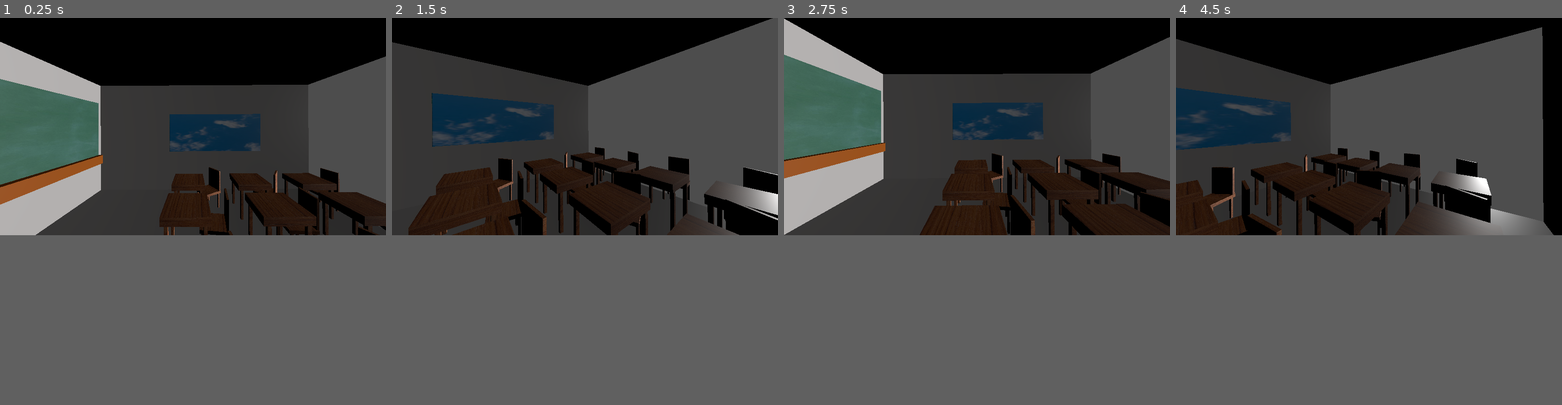
Above: before the commit, frames 1-4 (left to right).
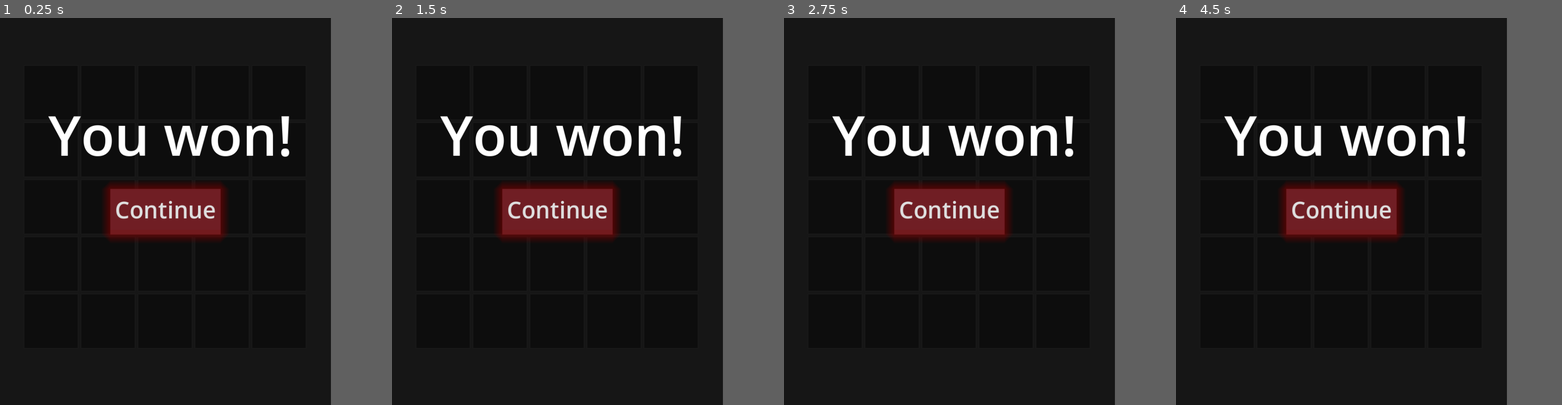
Above: after the commit, the same moments.

Repository: averywsc/Demon-s-Puzzle-2
Game: Godot game, scene res://Wordle_dp.tscn
Same seed, same stepped clock (60 frames per second), same inputs: the game is played once before the commit and once after it. Before the commit the project starts from res://classroom.tscn.
Inputs (mouse positions are in pixels of both pictures, inside the frame that each line leads up to):
- Up to frame 1 (0.25 s): no input
- Up to frame 2 (1.5 s): click (449, 60) at 0.52 s; click (519, 60) at 1.27 s
- Up to frame 3 (2.75 s): click (977, 60) at 2.02 s
- Up to frame 4 (4.5 s): click (1434, 60) at 2.77 s; click (1500, 60) at 3.52 s; click (1233, 91) at 4.27 s
In our replay, the window is 799x449 before the commit and 685x800 after it. These sizes can differ from the game's own. Grey fills any space a smaller window leaves; there, only what the larger window draws over its background counts as a difference.

The runs differ from the first frame. In frame 1, 36% of the frame differs, in the area x 0-100%, y 0-58%; in frame 2, 37%; in frame 3, 38%; in frame 4, 38%.

Commit message:
Added worlde

Diff:
--- /dev/null
+++ b/Wordle_dp.gd
@@ -0,0 +1,105 @@
+extends Node2D
+
+@onready var buttons = $GridContainer.get_children()
+
+const SIZE = 5
+
+var wordle:String = ""
+var index = 0 # Position of button text to be updated
+var latest_row_index = 0
+var row_filled = false
+
+# Called when the node enters the scene tree for the first time.
+func _ready():
+	init_button_styles()
+	reset_game()
+
+func _input(event):
+	if event is InputEventKey and event.is_pressed():
+		if event.keycode >= KEY_A and event.keycode <= KEY_Z:
+			var letter = char(event.keycode)
+			print("letter: ", letter)
+
+			if not row_filled:
+				buttons[index].text = letter
+				index += 1
+
+				if index != 0 and index % 5 == 0:
+					row_filled = true
+
+	if Input.is_action_pressed("back"):
+		if index > 0 and index > latest_row_index:
+			index -= 1
+			buttons[index].text = ""
+			row_filled = false
+	if Input.is_action_pressed("enter"):
+		#Only check win when an entire row is filled
+		if row_filled:
+			latest_row_index = index - SIZE
+			check_win()
+			row_filled = false
+
+func reset_game():
+	wordle = get_random_wordle()
+	print("Wordle: ", wordle)
+	for button in buttons:
+		var b = button as Button
+		b.text = ""
+
+func init_button_styles():
+	for button in buttons:
+		var b = button as Button
+		var style = StyleBoxFlat.new()
+		style.bg_color = Color.BLACK
+		style.border_color = Color.DIM_GRAY
+		style.border_width_bottom = 2
+		style.border_width_top = 2
+		style.border_width_left = 2
+		style.border_width_right = 2
+		b.add_theme_stylebox_override("normal", style)
+
+func update_button_style(button:Button, bg_color):
+	var style = button.get_theme_stylebox("normal")
+	style.bg_color = bg_color
+	button.add_theme_stylebox_override("normal", style)
+
+func get_random_wordle():
+	var file = FileAccess.open("res://wordle-list.txt", FileAccess.READ)
+	var content = file.get_as_text(true)
+	var lines = content.split("\n")
+	randomize()
+	var rng = RandomNumberGenerator.new()
+	@warning_ignore("shadowed_variable")
+	var index = rng.randi_range(0,lines.size()-1)
+	return lines[index].to_upper()
+
+func check_win():
+	#Extract text from the last added row
+	var entered_text = ""
+	for button in buttons.slice(latest_row_index, latest_row_index + SIZE):
+		entered_text += button.text
+	print("Entered Text::", entered_text)
+	# Colour row green
+	# Always color the row
+	for i in range(SIZE):
+		var button = buttons[latest_row_index + i]
+		if entered_text[i] == wordle[i]:
+			update_button_style(button, Color.SEA_GREEN)
+		elif entered_text[i] in wordle:
+			update_button_style(button, Color.CHOCOLATE)
+		else:
+			update_button_style(button, Color.CRIMSON)
+	if entered_text == wordle:
+		print("You Win!")
+		return
+	else:
+		# Update miss match colour
+		var idx = 0
+		for button in buttons.slice(latest_row_index, latest_row_index + SIZE):
+			if entered_text[idx] == wordle[idx]:
+				update_button_style(button, Color.SEA_GREEN)
+			elif entered_text[idx] in wordle:
+				update_button_style(button, Color.CHOCOLATE)
+			elif entered_text[idx] not in wordle:
+				update_button_style(button, Color.CRIMSON)
+			idx += 1
--- /dev/null
+++ b/Wordle_dp.tscn
@@ -0,0 +1,226 @@
+[gd_scene load_steps=5 format=3 uid="uid://k4woun8tukgp"]
+
+[ext_resource type="Script" path="res://Wordle_dp.gd" id="1_mbsd3"]
+
+[sub_resource type="StyleBoxFlat" id="StyleBoxFlat_sciw4"]
+bg_color = Color(0.439216, 0.117647, 0.141176, 1)
+border_width_bottom = 10
+border_color = Color(0.447059, 0.101961, 0.113725, 1)
+expand_margin_left = 10.0
+expand_margin_top = 10.0
+expand_margin_right = 10.0
+expand_margin_bottom = 10.0
+shadow_color = Color(0.482353, 0, 0, 0.6)
+shadow_size = 20
+
+[sub_resource type="StyleBoxFlat" id="StyleBoxFlat_2fkx3"]
+bg_color = Color(0.498039, 0.137255, 0.164706, 1)
+
+[sub_resource type="StyleBoxFlat" id="StyleBoxFlat_avbul"]
+bg_color = Color(0.439216, 0.117647, 0.141176, 1)
+expand_margin_left = 20.0
+expand_margin_right = 20.0
+
+[node name="Game" type="Node2D"]
+position = Vector2(-185, 87)
+script = ExtResource("1_mbsd3")
+
+[node name="GridContainer" type="GridContainer" parent="."]
+offset_left = 236.0
+offset_top = 15.0
+offset_right = 852.0
+offset_bottom = 631.0
+columns = 5
+
+[node name="Button1" type="Button" parent="GridContainer"]
+custom_minimum_size = Vector2(120, 120)
+layout_mode = 2
+theme_override_font_sizes/font_size = 72
+text = "x"
+
+[node name="Button2" type="Button" parent="GridContainer"]
+custom_minimum_size = Vector2(120, 120)
+layout_mode = 2
+theme_override_font_sizes/font_size = 72
+text = "x"
+
+[node name="Button3" type="Button" parent="GridContainer"]
+custom_minimum_size = Vector2(120, 120)
+layout_mode = 2
+theme_override_font_sizes/font_size = 72
+text = "x"
+
+[node name="Button4" type="Button" parent="GridContainer"]
+custom_minimum_size = Vector2(120, 120)
+layout_mode = 2
+theme_override_font_sizes/font_size = 72
+text = "x"
+
+[node name="Button5" type="Button" parent="GridContainer"]
+custom_minimum_size = Vector2(120, 120)
+layout_mode = 2
+theme_override_font_sizes/font_size = 72
+text = "x"
+
+[node name="Button6" type="Button" parent="GridContainer"]
+custom_minimum_size = Vector2(120, 120)
+layout_mode = 2
+theme_override_font_sizes/font_size = 72
+text = "x"
+
+[node name="Button7" type="Button" parent="GridContainer"]
+custom_minimum_size = Vector2(120, 120)
+layout_mode = 2
+theme_override_font_sizes/font_size = 72
+text = "x"
+
+[node name="Button8" type="Button" parent="GridContainer"]
+custom_minimum_size = Vector2(120, 120)
+layout_mode = 2
+theme_override_font_sizes/font_size = 72
+text = "x"
+
+[node name="Button9" type="Button" parent="GridContainer"]
+custom_minimum_size = Vector2(120, 120)
+layout_mode = 2
+theme_override_font_sizes/font_size = 72
+text = "x"
+
+[node name="Button10" type="Button" parent="GridContainer"]
+custom_minimum_size = Vector2(120, 120)
+layout_mode = 2
+theme_override_font_sizes/font_size = 72
+text = "x"
+
+[node name="Button11" type="Button" parent="GridContainer"]
+custom_minimum_size = Vector2(120, 120)
+layout_mode = 2
+theme_override_font_sizes/font_size = 72
+text = "x"
+
+[node name="Button12" type="Button" parent="GridContainer"]
+custom_minimum_size = Vector2(120, 120)
+layout_mode = 2
+theme_override_font_sizes/font_size = 72
+text = "x"
+
+[node name="Button13" type="Button" parent="GridContainer"]
+custom_minimum_size = Vector2(120, 120)
+layout_mode = 2
+theme_override_font_sizes/font_size = 72
+text = "x"
+
+[node name="Button14" type="Button" parent="GridContainer"]
+custom_minimum_size = Vector2(120, 120)
+layout_mode = 2
+theme_override_font_sizes/font_size = 72
+text = "x"
+
+[node name="Button15" type="Button" parent="GridContainer"]
+custom_minimum_size = Vector2(120, 120)
+layout_mode = 2
+theme_override_font_sizes/font_size = 72
+text = "x"
+
+[node name="Button16" type="Button" parent="GridContainer"]
+custom_minimum_size = Vector2(120, 120)
+layout_mode = 2
+theme_override_font_sizes/font_size = 72
+text = "x"
+
+[node name="Button17" type="Button" parent="GridContainer"]
+custom_minimum_size = Vector2(120, 120)
+layout_mode = 2
+theme_override_font_sizes/font_size = 72
+text = "x"
+
+[node name="Button18" type="Button" parent="GridContainer"]
+custom_minimum_size = Vector2(120, 120)
+layout_mode = 2
+theme_override_font_sizes/font_size = 72
+text = "x"
+
+[node name="Button19" type="Button" parent="GridContainer"]
+custom_minimum_size = Vector2(120, 120)
+layout_mode = 2
+theme_override_font_sizes/font_size = 72
+text = "x"
+
+[node name="Button20" type="Button" parent="GridContainer"]
+custom_minimum_size = Vector2(120, 120)
+layout_mode = 2
+theme_override_font_sizes/font_size = 72
+text = "x"
+
+[node name="Button21" type="Button" parent="GridContainer"]
+custom_minimum_size = Vector2(120, 120)
+layout_mode = 2
+theme_override_font_sizes/font_size = 72
+text = "x"
+
+[node name="Button22" type="Button" parent="GridContainer"]
+custom_minimum_size = Vector2(120, 120)
+layout_mode = 2
+theme_override_font_sizes/font_size = 72
+text = "x"
+
+[node name="Button23" type="Button" parent="GridContainer"]
+custom_minimum_size = Vector2(120, 120)
+layout_mode = 2
+theme_override_font_sizes/font_size = 72
+text = "x"
+
+[node name="Button24" type="Button" parent="GridContainer"]
+custom_minimum_size = Vector2(120, 120)
+layout_mode = 2
+theme_override_font_sizes/font_size = 72
+text = "x"
+
+[node name="Button25" type="Button" parent="GridContainer"]
+custom_minimum_size = Vector2(120, 120)
+layout_mode = 2
+theme_override_font_sizes/font_size = 72
+text = "x"
+
+[node name="Menu" type="CanvasLayer" parent="."]
+
+[node name="ColorRect" type="ColorRect" parent="Menu"]
+anchors_preset = 15
+anchor_right = 1.0
+anchor_bottom = 1.0
+grow_horizontal = 2
+grow_vertical = 2
+color = Color(0.0588235, 0.0588235, 0.0588235, 0.886275)
+
+[node name="ResultLabel" type="Label" parent="Menu"]
+anchors_preset = 8
+anchor_left = 0.5
+anchor_top = 0.5
+anchor_right = 0.5
+anchor_bottom = 0.5
+offset_left = -255.0
+offset_top = -250.0
+offset_right = 276.0
+offset_bottom = -85.0
+grow_horizontal = 2
+grow_vertical = 2
+theme_override_font_sizes/font_size = 120
+text = "You won!"
+
+[node name="Button" type="Button" parent="Menu"]
+anchors_preset = 8
+anchor_left = 0.5
+anchor_top = 0.5
+anchor_right = 0.5
+anchor_bottom = 0.5
+offset_left = -39.5
+offset_top = -15.5
+offset_right = 39.5
+offset_bottom = 15.5
+grow_horizontal = 2
+grow_vertical = 2
+theme_override_font_sizes/font_size = 50
+theme_override_styles/normal = SubResource("StyleBoxFlat_sciw4")
+theme_override_styles/hover = SubResource("StyleBoxFlat_2fkx3")
+theme_override_styles/pressed = SubResource("StyleBoxFlat_avbul")
+text = "Continue"
--- a/project.godot
+++ b/project.godot
@@ -11,40 +11,59 @@
 [application]
 
 config/name="New Game Project"
-run/main_scene="uid://cs6p5hn1kvp3i"
-config/features=PackedStringArray("4.4", "GL Compatibility")
+run/main_scene="res://Wordle_dp.tscn"
+config/features=PackedStringArray("4.2", "GL Compatibility")
 config/icon="res://icon.svg"
+
+[display]
+
+window/size/viewport_width=720
+window/size/viewport_height=840
+
+[filesystem]
+
+import/blender/enabled=false
 
 [input]
 
 move_forward={
 "deadzone": 0.2,
-"events": [Object(InputEventKey,"resource_local_to_scene":fa …(172 unchanged characters)… eycode":87,"key_label":0,"unicode":119,"location":0,"echo":false,"script":null)
+"events": [Object(InputEventKey,"resource_local_to_scene":fa …(172 unchanged characters)… eycode":87,"key_label":0,"unicode":119,"echo":false,"script":null)
 ]
 }
 sprint={
 "deadzone": 0.2,
-"events": [Object(InputEventKey,"resource_local_to_scene":fa …(175 unchanged characters)… ode":4194325,"key_label":0,"unicode":0,"location":0,"echo":false,"script":null)
+"events": [Object(InputEventKey,"resource_local_to_scene":fa …(175 unchanged characters)… ode":4194325,"key_label":0,"unicode":0,"echo":false,"script":null)
 ]
 }
 move_backward={
 "deadzone": 0.2,
-"events": [Object(InputEventKey,"resource_local_to_scene":fa …(172 unchanged characters)… eycode":83,"key_label":0,"unicode":115,"location":0,"echo":false,"script":null)
+"events": [Object(InputEventKey,"resource_local_to_scene":fa …(172 unchanged characters)… eycode":83,"key_label":0,"unicode":115,"echo":false,"script":null)
 ]
 }
 move_right={
 "deadzone": 0.2,
-"events": [Object(InputEventKey,"resource_local_to_scene":fa …(172 unchanged characters)… eycode":68,"key_label":0,"unicode":100,"location":0,"echo":false,"script":null)
+"events": [Object(InputEventKey,"resource_local_to_scene":fa …(172 unchanged characters)… eycode":68,"key_label":0,"unicode":100,"echo":false,"script":null)
 ]
 }
 move_left={
 "deadzone": 0.2,
-"events": [Object(InputEventKey,"resource_local_to_scene":fa …(171 unchanged characters)… keycode":65,"key_label":0,"unicode":97,"location":0,"echo":false,"script":null)
+"events": [Object(InputEventKey,"resource_local_to_scene":fa …(171 unchanged characters)… keycode":65,"key_label":0,"unicode":97,"echo":false,"script":null)
 ]
 }
 jump={
 "deadzone": 0.2,
-"events": [Object(InputEventKey,"resource_local_to_scene":fa …(171 unchanged characters)… keycode":32,"key_label":0,"unicode":32,"location":0,"echo":false,"script":null)
+"events": [Object(InputEventKey,"resource_local_to_scene":fa …(171 unchanged characters)… keycode":32,"key_label":0,"unicode":32,"echo":false,"script":null)
+]
+}
+back={
+"deadzone": 0.5,
+"events": [Object(InputEventKey,"resource_local_to_scene":false,"resource_name":"","device":0,"window_id":0,"alt_pressed":false,"shift_pressed":false,"ctrl_pressed":false,"meta_pressed":false,"pressed":false,"keycode":0,"physical_keycode":4194308,"key_label":0,"unicode":0,"echo":false,"script":null)
+]
+}
+enter={
+"deadzone": 0.5,
+"events": [Object(InputEventKey,"resource_local_to_scene":false,"resource_name":"","device":0,"window_id":0,"alt_pressed":false,"shift_pressed":false,"ctrl_pressed":false,"meta_pressed":false,"pressed":false,"keycode":0,"physical_keycode":4194309,"key_label":0,"unicode":0,"echo":false,"script":null)
 ]
 }
 
Not shown: 1 places in classroom.tscn that only renumber resources
Binary file added: classroom_images (1).png
Not shown: 1 places in player.tscn that only renumber resources
Not shown, added: wordle-list.txt
Not shown, added: hands.blend
